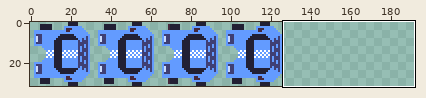
Two states of a sprite sheet, assets/fx.png. Above: a wide view before the commit, with the close-up outlined.
Close-up. Before the commit:
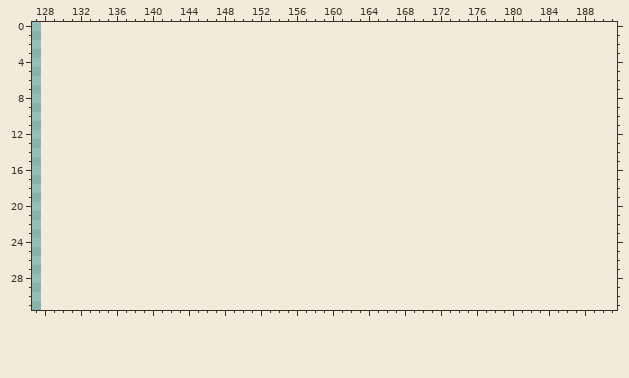
The file is 128x32 pixels. Shown: x 127..191, y 0..31. The old version is drawn lined up with the new one, on the new canvas. The commit also changed other parts of the picture, which this record leaves out.
And afterwards:
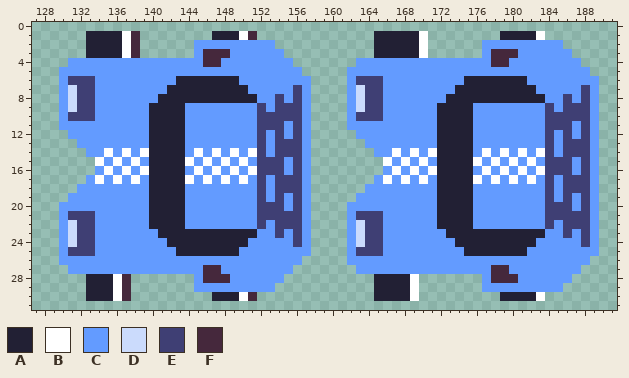
Palette (. is transparent): A #222034  B #ffffff  C #639bff  D #cbdbfc  E #3f3f74  F #45283c
What changed:
canvas 128x32 -> 192x32
y 1: x 133..138 ...... -> AAAABF; x 147..151 ..... -> AAABF; x 165..170 ...... -> AAAAAB; x 179..183 ..... -> AAAAB
y 2: x 133..138 ...... -> AAAABF; x 145..153 ......... -> CCCCCCCCC; x 165..170 ...... -> AAAAAB; x 177..185 ......... -> CCCCCCCCC
y 3: x 133..138 ...... -> AAAABF; x 145..154 .......... -> CFFFCCCCCC; x 165..170 ...... -> AAAAAB; x 177..186 .......... -> CFFFCCCCCC
y 4: x 131..155 ......................... -> CCCCCCCCCCCCCCCFFCCCCCCCC; x 163..187 ......................... -> CCCCCCCCCCCCCCCFFCCCCCCCC
y 5: x 130..156 ........................... -> CCCCCCCCCCCCCCCCCCCCCCCCCCC; x 162..188 ........................... -> CCCCCCCCCCCCCCCCCCCCCCCCCCC
y 6: x 130..157 ............................ -> CEEECCCCCCCCCAAAAAAACCCCCCCC; x 162..189 ............................ -> CEEECCCCCCCCCAAAAAAACCCCCCCC
y 7: x 130..157 ............................ -> CDEECCCCCCCCAAAAAAAAACCCCCEC; x 162..189 ............................ -> CDEECCCCCCCCAAAAAAAAACCCCCEC
y 8: x 130..157 ............................ -> CDEECCCCCCCAAAAAAAAAAACCECEC; x 162..189 ............................ -> CDEECCCCCCCAAAAAAAAAAACCECEC
y 9: x 130..157 ............................ -> CDEECCCCCCAAAACCCCCCCCECEEEC; x 162..189 ............................ -> CDEECCCCCCAAAACCCCCCCCECEEEC
y 10: x 130..157 ............................ -> CEEECCCCCCAAAACCCCCCCCEEEEEC; x 162..189 ............................ -> CEEECCCCCCAAAACCCCCCCCEEEEEC
y 11: x 130..157 ............................ -> CCCCCCCCCCAAAACCCCCCCCEEECEC; x 162..189 ............................ -> CCCCCCCCCCAAAACCCCCCCCEEECEC
y 12: x 131..157 ........................... -> CCCCCCCCCAAAACCCCCCCCECECEC; x 163..189 ........................... -> CCCCCCCCCAAAACCCCCCCCECECEC
y 13: x 132..157 .......................... -> CCCCCCCCAAAACCCCCCCCECEEEC; x 164..189 .......................... -> CCCCCCCCAAAACCCCCCCCECEEEC
y 14: x 133..157 ......................... -> CCBCBCBAAAACBCBCBCBECEEEC; x 165..189 ......................... -> CCBCBCBAAAACBCBCBCBECEEEC
y 15: x 134..157 ........................ -> BCBCBCAAAABCBCBCBCEEECEC; x 166..189 ........................ -> BCBCBCAAAABCBCBCBCEEECEC
y 16: x 134..157 ........................ -> CBCBCBAAAACBCBCBCBEEECEC; x 166..189 ........................ -> CBCBCBAAAACBCBCBCBEEECEC
y 17: x 133..157 ......................... -> CBCBCBCAAAABCBCBCBCECEEEC; x 165..189 ......................... -> CBCBCBCAAAABCBCBCBCECEEEC
y 18: x 132..157 .......................... -> CCCCCCCCAAAACCCCCCCCECEEEC; x 164..189 .......................... -> CCCCCCCCAAAACCCCCCCCECEEEC
y 19: x 131..157 ........................... -> CCCCCCCCCAAAACCCCCCCCECECEC; x 163..189 ........................... -> CCCCCCCCCAAAACCCCCCCCECECEC
y 20: x 130..157 ............................ -> CCCCCCCCCCAAAACCCCCCCCEEECEC; x 162..189 ............................ -> CCCCCCCCCCAAAACCCCCCCCEEECEC
y 21: x 130..157 ............................ -> CEEECCCCCCAAAACCCCCCCCEEEEEC; x 162..189 ............................ -> CEEECCCCCCAAAACCCCCCCCEEEEEC
y 22: x 130..157 ............................ -> CDEECCCCCCAAAACCCCCCCCECEEEC; x 162..189 ............................ -> CDEECCCCCCAAAACCCCCCCCECEEEC
y 23: x 130..157 ............................ -> CDEECCCCCCCAAAAAAAAAAACCECEC; x 162..189 ............................ -> CDEECCCCCCCAAAAAAAAAAACCECEC
y 24: x 130..157 ............................ -> CDEECCCCCCCCAAAAAAAAACCCCCEC; x 162..189 ............................ -> CDEECCCCCCCCAAAAAAAAACCCCCEC
y 25: x 130..157 ............................ -> CEEECCCCCCCCCAAAAAAACCCCCCCC; x 162..189 ............................ -> CEEECCCCCCCCCAAAAAAACCCCCCCC
y 26: x 130..156 ........................... -> CCCCCCCCCCCCCCCCCCCCCCCCCCC; x 162..188 ........................... -> CCCCCCCCCCCCCCCCCCCCCCCCCCC
y 27: x 131..155 ......................... -> CCCCCCCCCCCCCCCFFCCCCCCCC; x 163..187 ......................... -> CCCCCCCCCCCCCCCFFCCCCCCCC
y 28: x 133..137 ..... -> AAABF; x 145..154 .......... -> CFFFCCCCCC; x 165..169 ..... -> AAAAB; x 177..186 .......... -> CFFFCCCCCC
y 29: x 133..137 ..... -> AAABF; x 145..153 ......... -> CCCCCCCCC; x 165..169 ..... -> AAAAB; x 177..185 ......... -> CCCCCCCCC
y 30: x 133..137 ..... -> AAABF; x 147..151 ..... -> AAABF; x 165..169 ..... -> AAAAB; x 179..183 ..... -> AAAAB
Where, in picture pixels (left, top, right, bottom), the same in both close-ups:
added: (59, 31, 599, 301)
